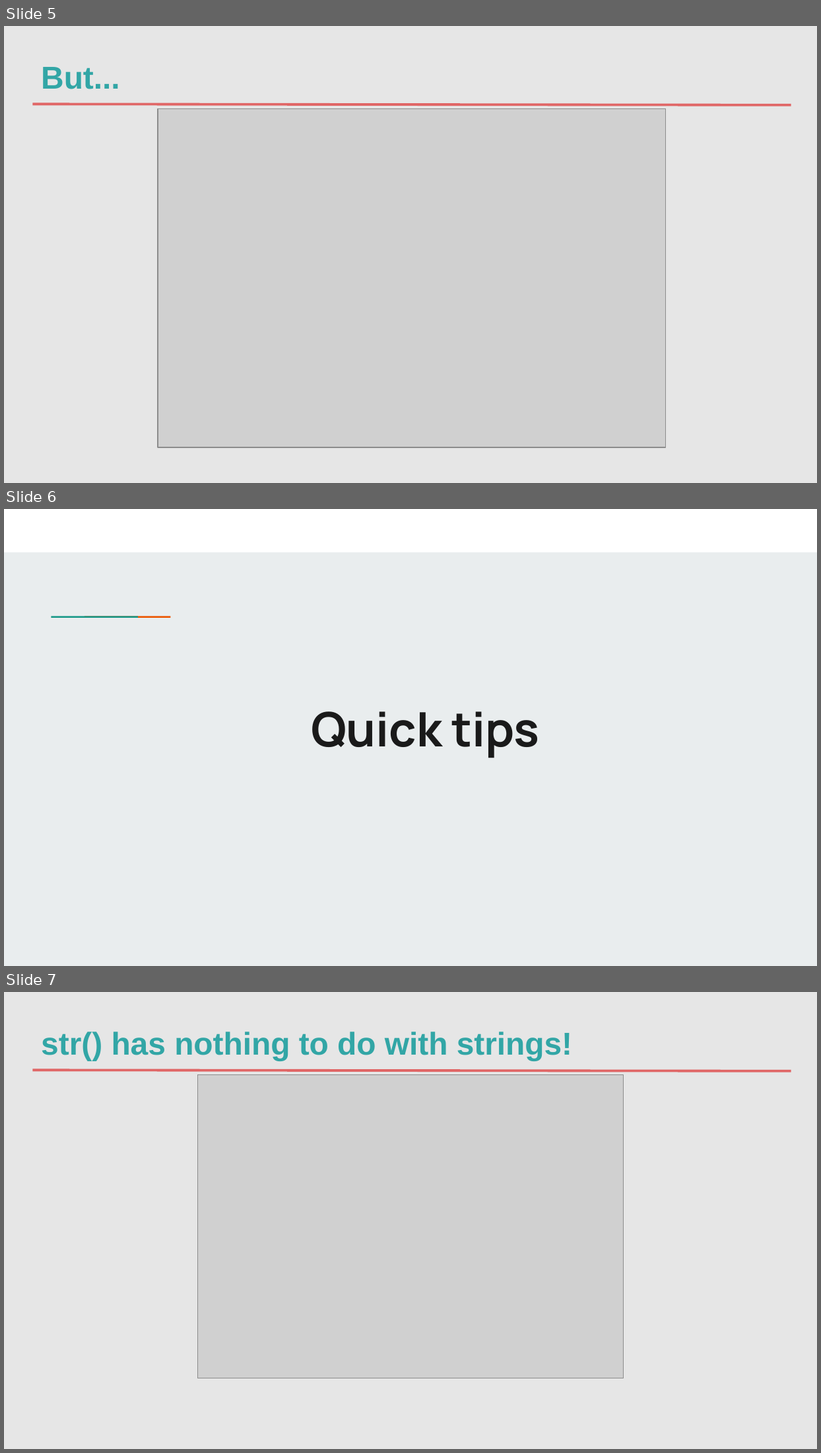
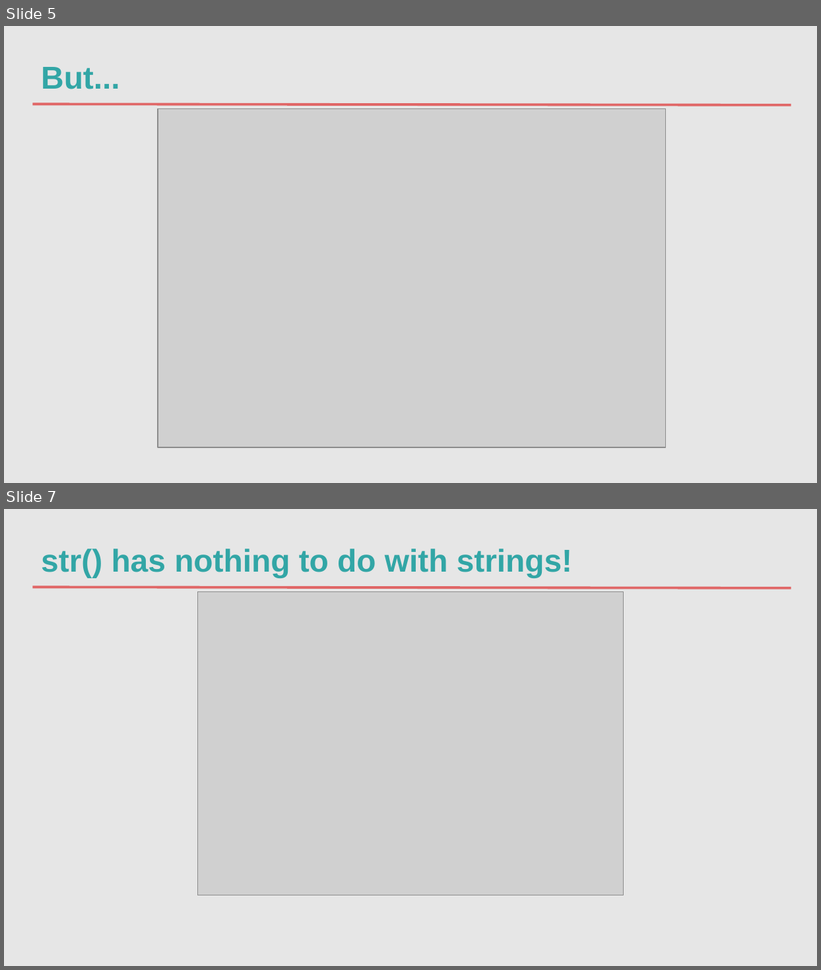
Before and after one commit to jonmcalder/satRday-JHB-2020, a slide deck: 4th_session/diana_pholo.pptx. Shown one above the other, each under a label of ours: slides 5, 6 and 7 before the commit, slides 5 and 7 after it; the slides between them are not shown. The pictures are 821x1453 and 821x970 pixels, drawn with LibreOffice and Linux fonts; fonts in the diff are those of the drawing; grey boxes stand for pictures; background and template pictures are left out. Boxes give left, top, right and bottom in pixels: in the first picture for what was removed or moved away, otherwise in the second. Text is boxed around its words. In the diff, an @@ line names an element or a change of style, - is before the commit and + after.

```diff
--- a/4th_session/diana_pholo.pptx
+++ b/4th_session/diana_pholo.pptx
@@ slide 6 removed at <box>4,509,817,966</box>, background #E9EDEE @@
@@ rectangle removed at <box>4,509,817,552</box> @@
@@ rectangle removed at <box>78,615,112,619</box> @@
@@ rectangle removed at <box>110,615,144,619</box> @@
@@ title removed at <box>311,712,539,758</box> @@
-Quick tips
```
Also in this commit, not shown: 1 slide changed, 1 slide added.
